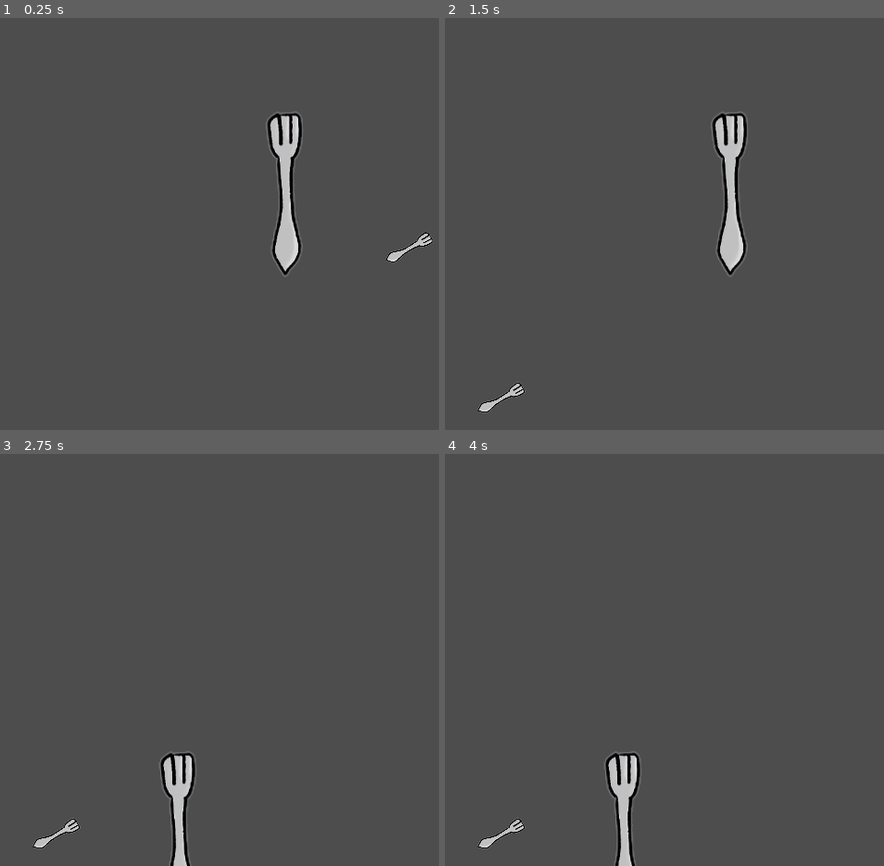
Above: before the commit, frames 1-4 (two rows, left to right).
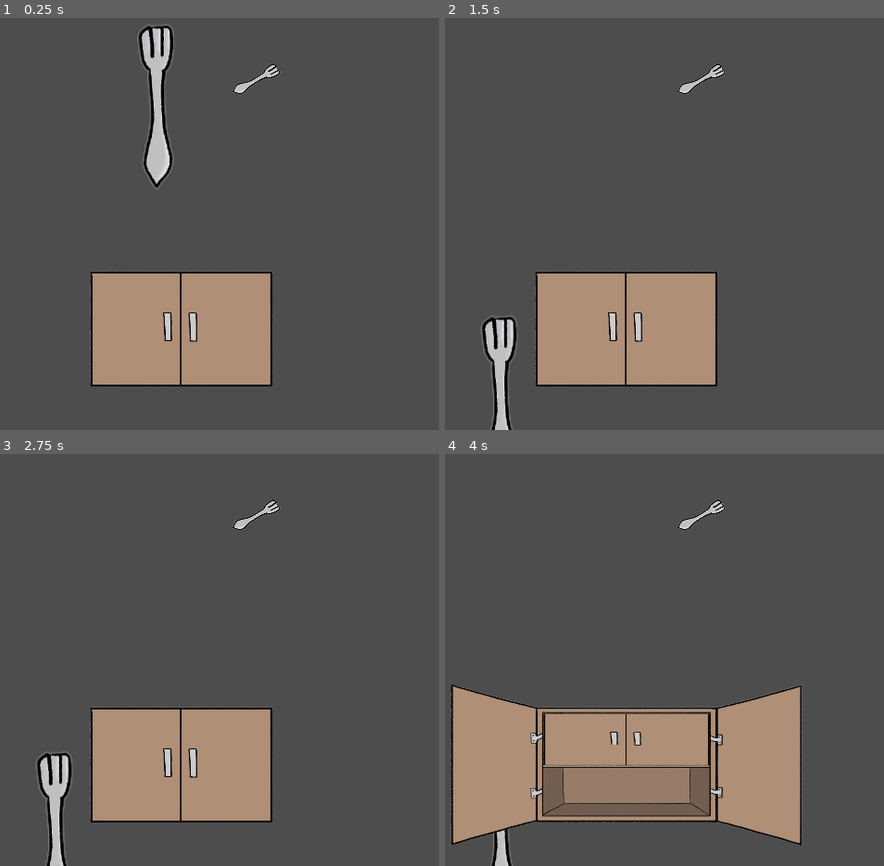
Above: after the commit, the same moments.

Repository: rocketCarlos/WhatsInTheWardrobe
Game: Godot game, scene res://scenes/MockScene/mock_scene.tscn
Same seed, same stepped clock (60 frames per second), same inputs: the game is played once before the commit and once after it. The project has no main scene, so this scene is started directly.
Inputs (mouse positions are in pixels of both pictures, inside the frame that each line leads up to):
- Up to frame 1 (0.25 s): no input
- Up to frame 2 (1.5 s): tap Enter at 0.5 s; move the mouse to (616, 129) at 0.52 s; click (616, 129) at 0.6 s; tap Space at 1.25 s; move the mouse to (853, 248) at 1.27 s; click (853, 248) at 1.35 s
- Up to frame 3 (2.75 s): tap Enter at 2 s; move the mouse to (285, 631) at 2.02 s; click (285, 631) at 2.1 s
- Up to frame 4 (4 s): tap Space at 2.75 s; move the mouse to (708, 742) at 2.77 s; click (708, 742) at 2.85 s; tap Enter at 3.5 s; move the mouse to (outside the picture) at 3.52 s; click (outside the picture) at 3.6 s

The runs differ from the first frame. In frame 1, 16% of the frame differs, in the area x 20-99%, y 1-90%; in frame 2, 15%; in frame 3, 14%; in frame 4, 25%, in the area x 1-82%, y 11-100%.

Commit message:
Containers can be nested

Diff:
--- a/scenes/GenericContainer/generic_container.gd
+++ b/scenes/GenericContainer/generic_container.gd
@@ -24,9 +24,15 @@
 		if open:
 			texture = sprite_open
 			highlight.texture = sprite_open
+			# when open, children are visible
+			for child in children:
+				child.show()
 		else:
 			texture = sprite_closed
 			highlight.texture = sprite_closed
+			# when closed, children are not visible
+			for child in children:
+				child.hide()
 
 # variables that indicate if the cursor is inside any of the two collision shapes
 var mouse_in_open : bool
@@ -54,6 +60,18 @@
 		await ready
 		hitbox_shape_open.shape = collider
 
+# Container's parent when it comes to placement in the room.
+# Used for managing interaction and visibility
+@export var parent: Node
+# Container's children when it comes to placement in the room.
+# I.e., the objects that this container contains
+@export var children: Array[Node]
+# When true, the object ignores all interactions i.e. hitbox is disabled
+var disabled : bool:
+	set(value):
+		disabled = value
+		hitbox_shape_open.set_deferred(&"disabled", disabled)
+		hitbox_shape_closed.set_deferred(&"disabled", disabled)
 #endregion
 
 #region ready, process and restart
@@ -68,6 +86,9 @@
 func _ready() -> void:
 	restart()
 
+	# if this node has a parent, show this node above its parent
+	if parent:
+		z_index += 1
 
 # Called every frame. 'delta' is the elapsed time since the previous frame.
 func _process(delta: float) -> void:
@@ -76,8 +97,11 @@
 		if (open and mouse_in_open) or (not open and mouse_in_closed):
 			open = not open
 			# if switched to close, check if mouse is there to keep the highlight
+			# and to enable parent again
 			if not open and not mouse_in_closed:
 				highlight.hide()
+				if parent:
+					parent.disabled = false
 
 #endregion
 
@@ -90,17 +114,25 @@
 		mouse_in_closed = true
 	else:
 		mouse_in_open = true
-
+	# when the mouse is inside the current satate associated shape, show highlight
 	if int(open) == shape_idx:
 		highlight.show()
+		# when highlight is show, user can interact with the container. Therefore, this container's
+		# parent must be disabled
+		if parent:
+			parent.disabled = true
 
 func _on_hitbox_mouse_shape_exited(shape_idx: int) -> void:
 	if shape_idx == 0:
 		mouse_in_closed = false
 	else:
 		mouse_in_open = false
-
+	# when the mouse leaves the current satate associated shape, hide highlight
 	if int(open) == shape_idx:
 		highlight.hide()
+		# when highlight is not shown, user can't interact with the container. Therefore,
+		# this container's parent must be enabled
+		if parent:
+			parent.disabled = false
 
 #endregion
--- a/scenes/GenericContainer/generic_container.tscn
+++ b/scenes/GenericContainer/generic_container.tscn
@@ -1,16 +1,10 @@
-[gd_scene load_steps=5 format=3 uid="uid://dhhcj2lu1qtoc"]
+[gd_scene load_steps=2 format=3 uid="uid://dhhcj2lu1qtoc"]
 
 [ext_resource type="Script" path="res://scenes/GenericContainer/generic_container.gd" id="1_5js1k"]
-[ext_resource type="Texture2D" uid="uid://c4gn7qwtc5c10" path="res://assets/interactive objects/drawer_closed.png" id="1_aicsv"]
-[ext_resource type="Texture2D" uid="uid://ddg0oerjyutpb" path="res://assets/interactive objects/drawer2_closed.png" id="3_xi1dh"]
-[ext_resource type="Texture2D" uid="uid://br3h8eye7um55" path="res://assets/interactive objects/drawer2_opened.png" id="4_y2it0"]
 
 [node name="GenericContainer" type="Sprite2D"]
 position = Vector2(607, 432)
-texture = ExtResource("1_aicsv")
 script = ExtResource("1_5js1k")
-sprite_closed = ExtResource("3_xi1dh")
-sprite_open = ExtResource("4_y2it0")
 
 [node name="Highlight" type="Sprite2D" parent="."]
 visible = false
--- a/scenes/MockScene/mock_scene.tscn
+++ b/scenes/MockScene/mock_scene.tscn
@@ -1,16 +1,36 @@
-[gd_scene load_steps=3 format=3 uid="uid://dfsatt0oldpee"]
+[gd_scene load_steps=6 format=3 uid="uid://dfsatt0oldpee"]
 
 [ext_resource type="PackedScene" uid="uid://bb6p32llodf5c" path="res://scenes/GenericItem/generic_item.tscn" id="1_oymsc"]
 [ext_resource type="PackedScene" uid="uid://cs57ycjr101r3" path="res://scenes/Slot/slot.tscn" id="2_834jm"]
+[ext_resource type="PackedScene" uid="uid://dhhcj2lu1qtoc" path="res://scenes/GenericContainer/generic_container.tscn" id="3_psku0"]
+[ext_resource type="Texture2D" uid="uid://br3h8eye7um55" path="res://assets/interactive objects/drawer2_opened.png" id="4_r4q3r"]
+[ext_resource type="Texture2D" uid="uid://ddg0oerjyutpb" path="res://assets/interactive objects/drawer2_closed.png" id="5_ghukh"]
 
 [node name="MockScene" type="Node2D"]
 
 [node name="Slot" parent="." instance=ExtResource("2_834jm")]
-position = Vector2(371, 181)
+position = Vector2(141, 104)
 
 [node name="GenericItem" parent="." instance=ExtResource("1_oymsc")]
-position = Vector2(741, 366)
+position = Vector2(503, 104)
 rotation = 1.08734
 scale = Vector2(0.373016, 0.315094)
 
 [node name="GenericItem2" parent="." instance=ExtResource("1_oymsc")]
+position = Vector2(350, 147)
+
+[node name="GenericContainer" parent="." node_paths=PackedStringArray("children") instance=ExtResource("3_psku0")]
+position = Vector2(389.171, 491.019)
+scale = Vector2(0.77414, 0.671498)
+texture = ExtResource("4_r4q3r")
+sprite_closed = ExtResource("5_ghukh")
+sprite_open = ExtResource("4_r4q3r")
+children = [NodePath("GenericContainer2")]
+
+[node name="GenericContainer2" parent="GenericContainer" node_paths=PackedStringArray("parent") instance=ExtResource("3_psku0")]
+position = Vector2(0.424866, -59.0385)
+scale = Vector2(0.913681, 0.451485)
+texture = ExtResource("5_ghukh")
+sprite_closed = ExtResource("5_ghukh")
+sprite_open = ExtResource("4_r4q3r")
+parent = NodePath("..")
